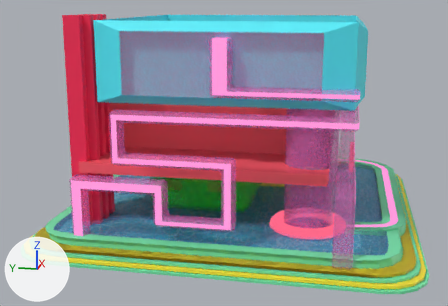
The glTF model models/ultimate_party_main.glb: old version first, new version second.
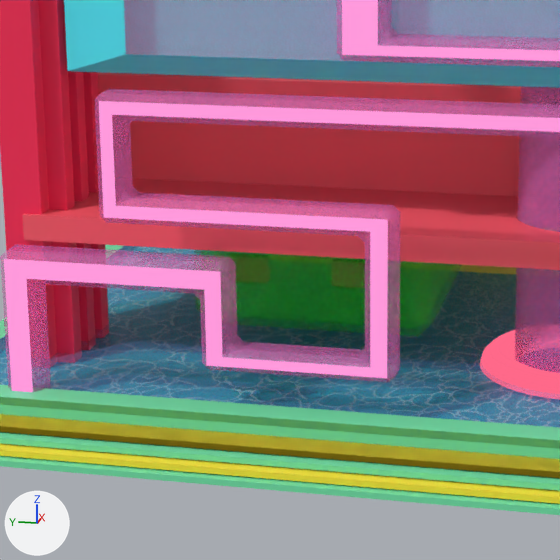
Each version is shown whole from a camera (50 mm lens) standing at (-54.8, -9.3, 19.0) and looking at (-1.1, 1.5, 5.6), then close up on the part from 15% to 68% of the width and 24% to 100% of the height. Arrows for +X, +Y and +Z are at lower left; the lights stay in place. Objects named as collision shapes, trigger or cutter boxes, shadow casters or lower levels of detail are left out. Where no turn or scale is listed for an object, it has been applied to the vertices.

In view in the first close-up: 'fuente_1', 'laberinto', 'piso_1', 'piso_3', 'piso_4', 'piso_5', 'piso_6', 'room_2', 'room_3', 'tube_2', 'tubo', 'wall_1'.
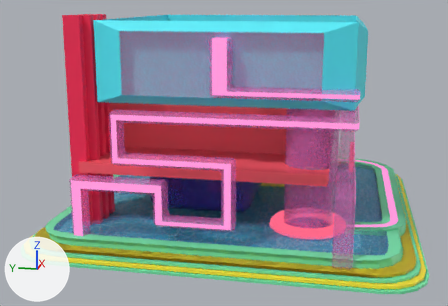
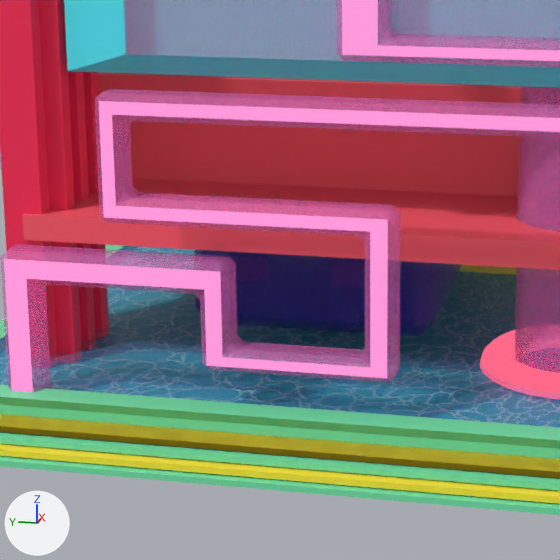
Location of each change, [x1, y1, x2, y2] in pixels of the close-ups (560 x 560 px):
'room_3', recoloured, surface changed (green to blue)
    both: [194, 250, 462, 336]

The edits, one by one:
Material 'Material.003' (mat_material_003) changes colour from green #19e700 to blue #2f1794; in linear values from (0.01, 0.8, 0.0) to (0.0287, 0.00867, 0.296).
In material 'Material.003' (mat_material_003), alpha goes from 0.27 to 0.501.
